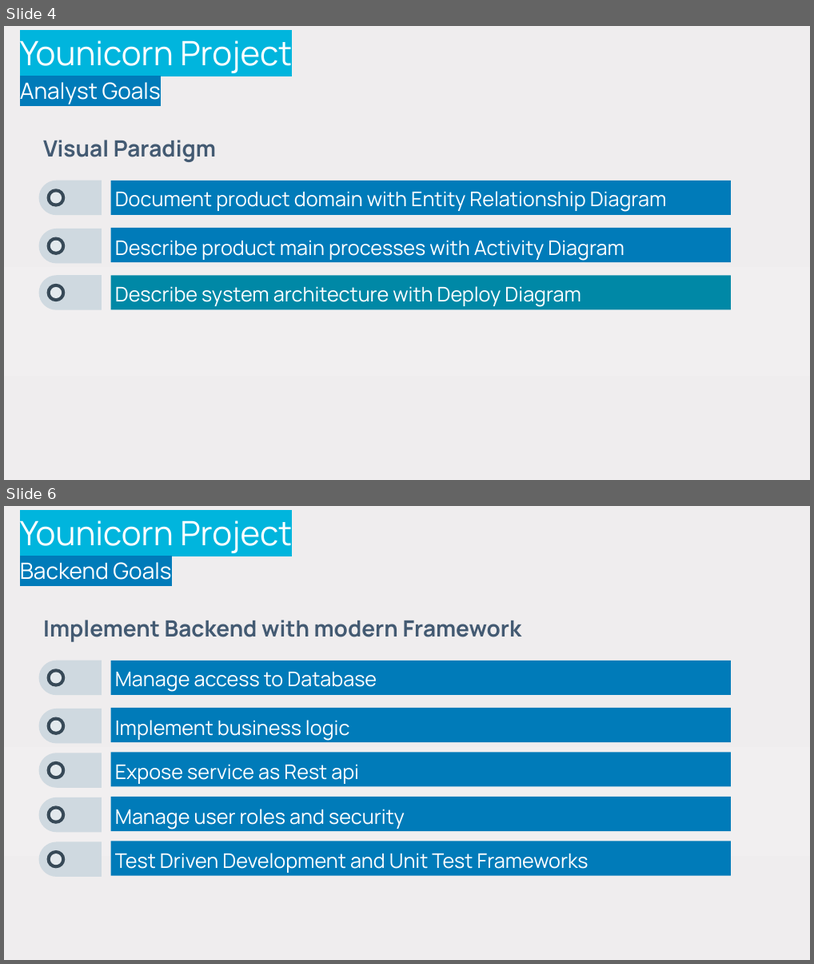
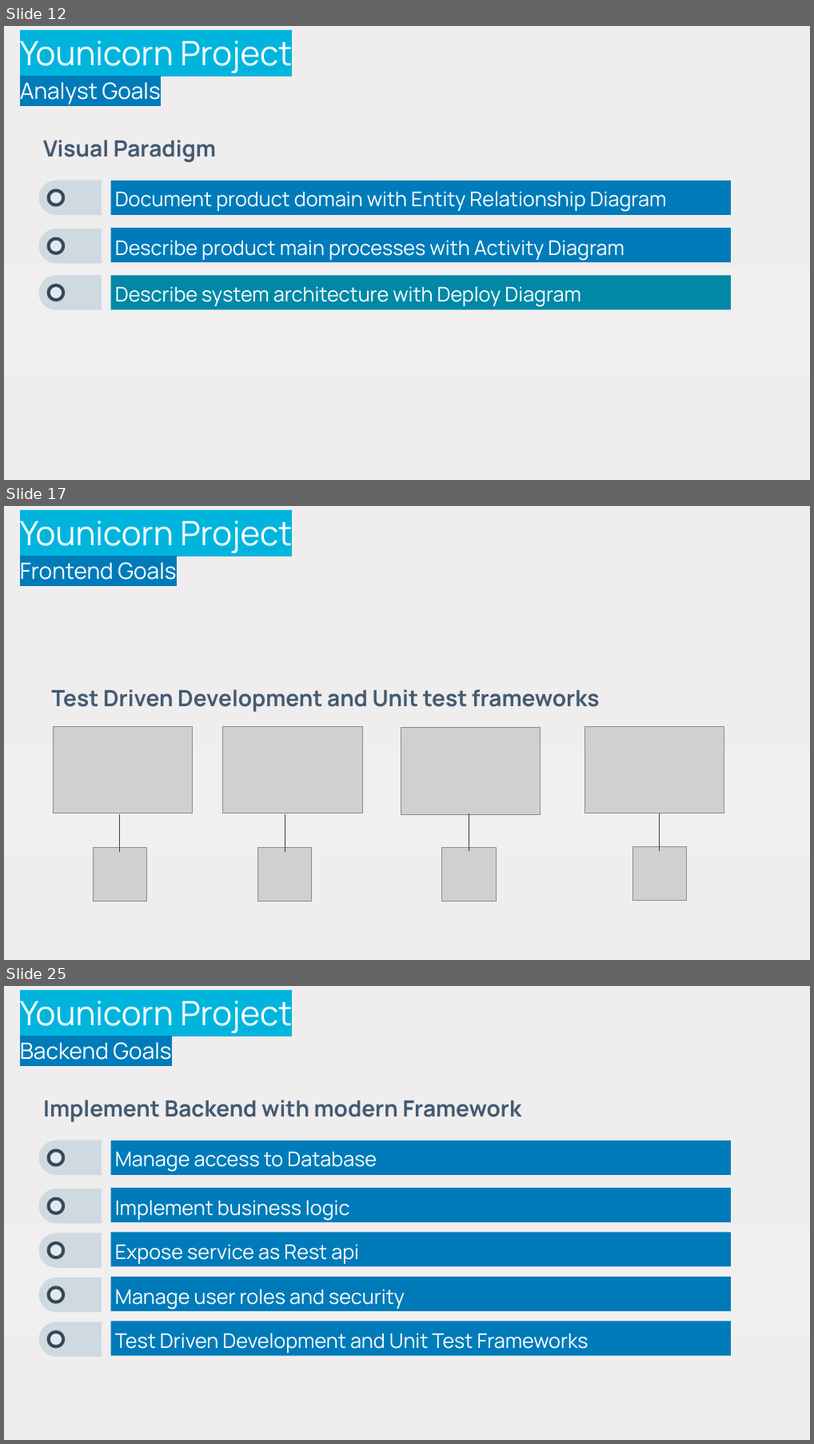
Before and after one commit to stefanofiorenza/KNITS, a slide deck: Programs/Trainings/Slides/KNITS-Younicorn-RoadMap.pptx. Shown one above the other, each under a label of ours: slides 4 and 6 before the commit, slides 12, 17 and 25 after it; the slides between them are not shown. The pictures are 814x964 and 814x1444 pixels, drawn with LibreOffice and Linux fonts; fonts in the diff are those of the drawing; grey boxes stand for pictures; background and template pictures are left out. Boxes give left, top, right and bottom in pixels: in the first picture for what was removed or moved away, otherwise in the second. Text is boxed around its words. In the diff, an @@ line names an element or a change of style, - is before the commit and + after.

Commit message:
Younicorn Slides

```diff
--- a/Programs/Trainings/Slides/KNITS-Younicorn-RoadMap.pptx
+++ b/Programs/Trainings/Slides/KNITS-Younicorn-RoadMap.pptx
@@ slide 17 added at box(4, 506, 810, 960), background gradient #EFEDEE to #F1EFF0 to #EFEBEC @@
@@ title added at box(20, 520, 292, 580), 30 pt, text #FFFFFF @@
+Younicorn Project
+Frontend Goals
@@ text added at box(51, 689, 599, 712), 20 pt, text #435A72, bold @@
+Test Driven Development and Unit test frameworks
@@ picture added at box(53, 726, 193, 813) @@
@@ picture added at box(223, 726, 363, 813) @@
@@ picture added at box(401, 728, 540, 815) @@
@@ picture added at box(585, 726, 724, 813) @@
@@ line added from (120, 852) to (120, 814), #3A3F50 0.75 pt @@
@@ line added from (286, 852) to (286, 814), #3A3F50 0.75 pt @@
@@ line added from (470, 851) to (470, 813), #3A3F50 0.75 pt @@
@@ line added from (660, 851) to (660, 813), #3A3F50 0.75 pt @@
@@ picture added at box(93, 847, 146, 901) @@
@@ picture added at box(258, 847, 312, 901) @@
@@ picture added at box(442, 847, 497, 901) @@
@@ picture added at box(633, 846, 687, 900) @@
@@ what was slide 4 is now slide 12 @@
@@ what was slide 6 is now slide 25 @@
```
Also in this commit, not shown: 1 slide changed, 23 other slides added, 2 other files.
